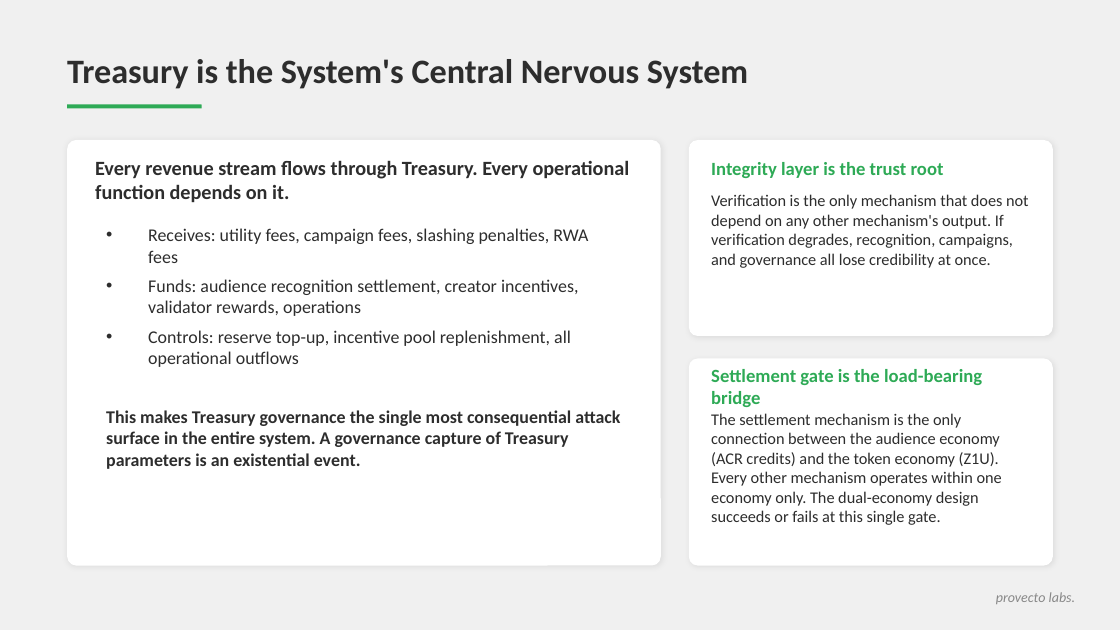
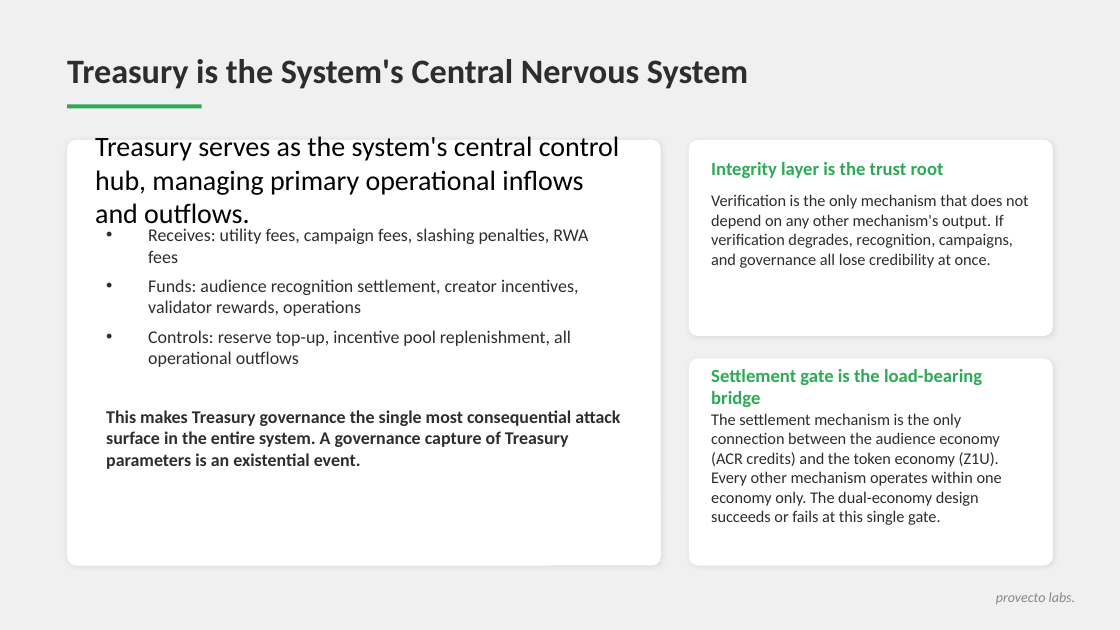
Before and after one commit to stelios12312312/TokenLab, a slide deck: slide 6 of docs_final/2026-06-23/z1_simulation_findings.pptx. Drawn at 1120x630 pixels with LibreOffice and Linux fonts; fonts in the diff are those of the drawing. Boxes give left, top, right and bottom in pixels: in the first picture for what was removed or moved away, otherwise in the second. Text is boxed around its words. In the diff, an @@ line names an element or a change of style, - is before the commit and + after.

```diff
--- a/docs_final/2026-06-23/z1_simulation_findings.pptx
+++ b/docs_final/2026-06-23/z1_simulation_findings.pptx
@@ text at [95,136,620,223]: text changed; size 13 to 18 pt; text colour #2D2D2D to #000000; bold off @@
-Every revenue stream flows through Treasury. Every operational function depends on it.
+Treasury serves as the system's central control hub, managing primary operational inflows and outflows.
```
Also in this commit, not shown: 10 other slides changed, 1 other file.
